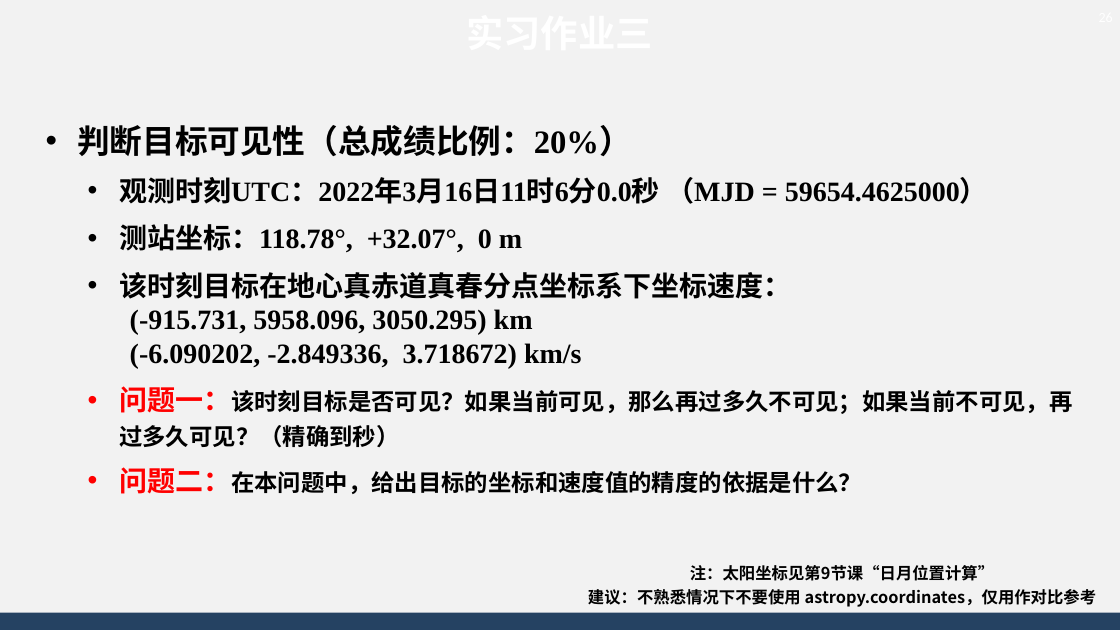
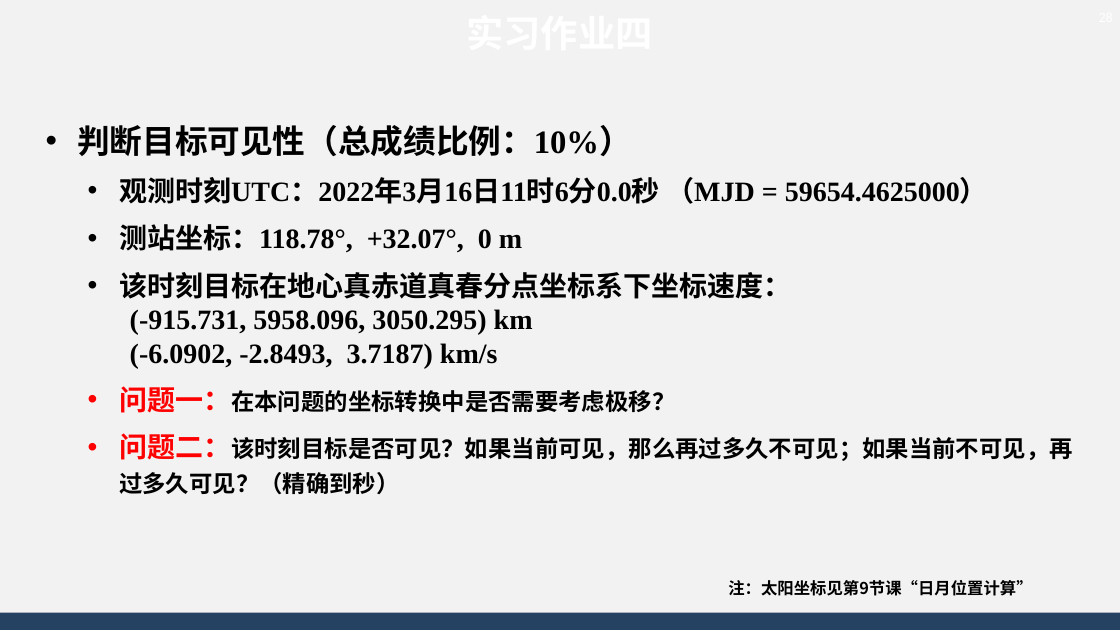
Before and after one commit to AsBackup/DAOSSA, a slide deck: slide 28 of 05-06 人造天体运动方程与二体问题积分.pptx (slide 26 before the commit). Drawn at 1120x630 pixels with LibreOffice and Linux fonts; fonts in the diff are those of the drawing; background and template pictures are left out. Boxes give left, top, right and bottom in pixels: in the first picture for what was removed or moved away, otherwise in the second. Text is boxed around its words. In the diff, an @@ line names an element or a change of style, - is before the commit and + after.

```diff
--- a/05-06 人造天体运动方程与二体问题积分.pptx
+++ b/05-06 人造天体运动方程与二体问题积分.pptx
@@ text at [77,125,632,156]: text changed @@
-• 判断目标可见性（总成绩比例：20%）
+• 判断目标可见性（总成绩比例：10%）
@@ text at [119,343,1073,494]: text changed @@
-    (-6.090202, -2.849336, 3.718672) km/s
-  • 问题一：该时刻目标是否可见？如果当前可见，那么再过多久不可见；如果当前不可见，再过多久可见？（精确到秒）
-  • 问题二：在本问题中，给出目标的坐标和速度值的精度的依据是什么？
+    (-6.0902, -2.8493, 3.7187) km/s
+  • 问题一：在本问题的坐标转换中是否需要考虑极移？
+  • 问题二：该时刻目标是否可见？如果当前可见，那么再过多久不可见；如果当前不可见，再过多久可见？（精确到秒）
@@ text at [588,589,1097,607]: paragraph removed @@
-建议：不熟悉情况下不要使用 astropy.coordinates，仅用作对比参考
@@ text "注：太阳坐标见第9节课“日月位置计算”": place and size @@
-text "注：太阳坐标见第9节课“日月位置计算”" at [588,565,1097,607]
+text "注：太阳坐标见第9节课“日月位置计算”" at [728,580,1032,596]
```
Also in this commit, not shown: 3 other slides changed, 2 slides added, 14 other files.
